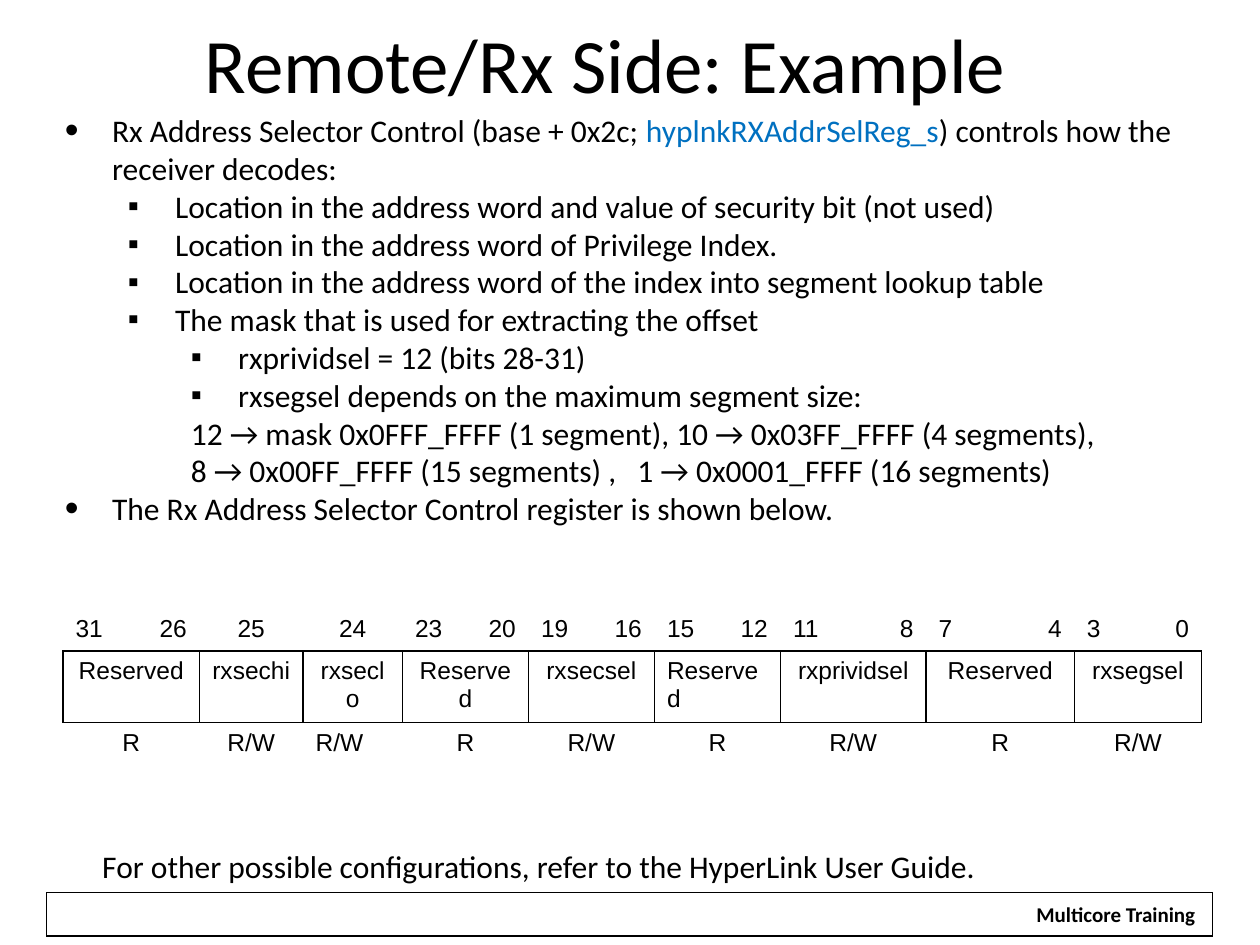
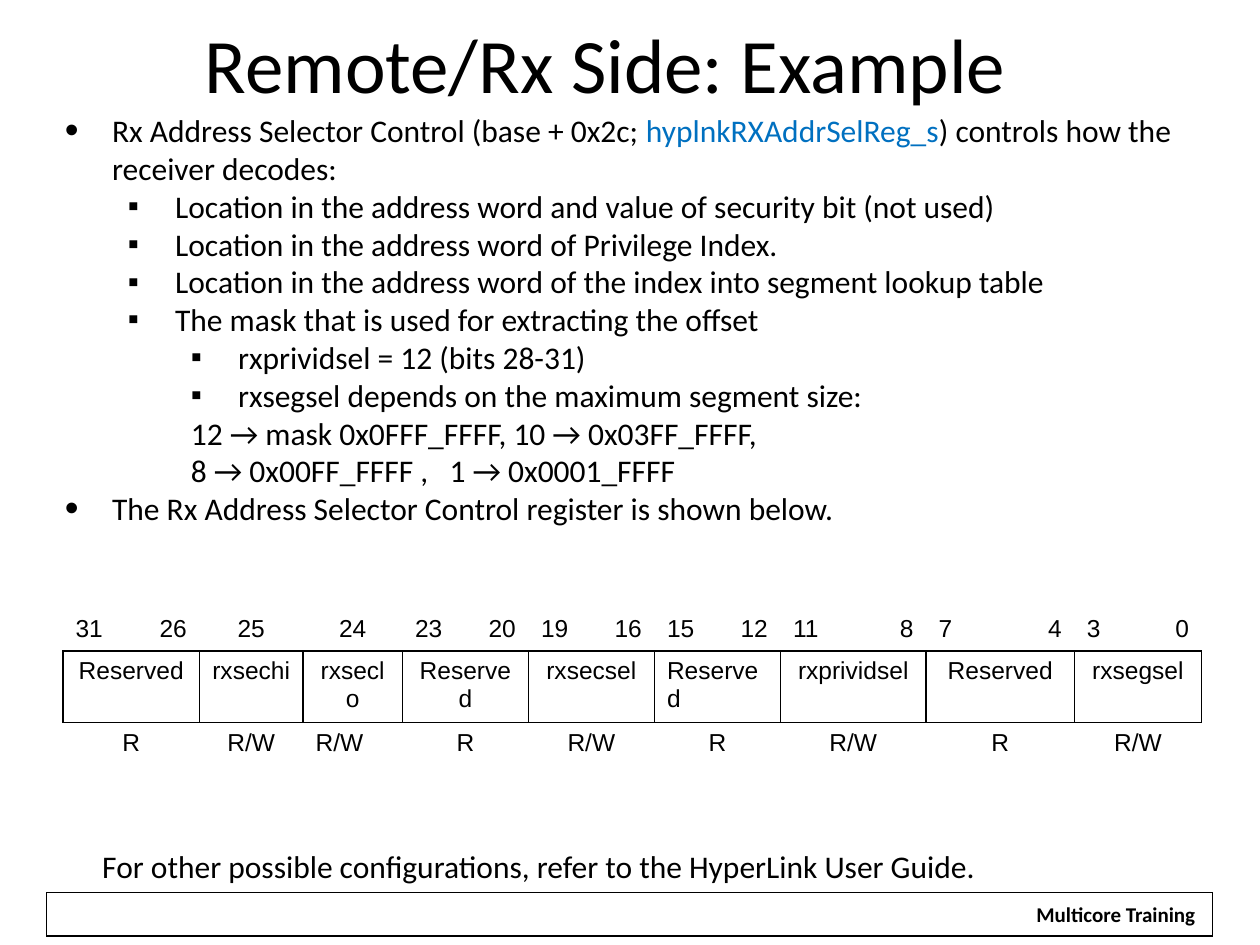
Before and after one commit to hari1989/keystone-workshop, a slide deck: slide 29 of slides/Intro to Hyperlink.pptx. Drawn at 1260x945 pixels with LibreOffice and Linux fonts; fonts in the diff are those of the drawing; background and template pictures are left out. Boxes give left, top, right and bottom in pixels: in the first picture for what was removed or moved away, otherwise in the second. Text is boxed around its words. In the diff, an @@ line names an element or a change of style, - is before the commit and + after.

```diff
--- a/slides/Intro to Hyperlink.pptx
+++ b/slides/Intro to Hyperlink.pptx
@@ text at (x1=191, y1=423, x2=757, y2=487): text changed @@
-    12 → mask 0x0FFF_FFFF (1 segment), 10 → 0x03FF_FFFF (4 segments),
-    8 → 0x00FF_FFFF (15 segments) , 1 → 0x0001_FFFF (16 segments)
+    12 → mask 0x0FFF_FFFF, 10 → 0x03FF_FFFF,
+    8 → 0x00FF_FFFF , 1 → 0x0001_FFFF
```
Also in this commit, not shown: 11 other slides changed.
